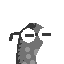
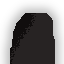
Layered file, before and after one edit (64x64). Changes by layer:
added layer "inventory #3" above "inventory #4" over [left=10, top=13, right=55, bottom=64]
added layer "inventory #4" (67%) above "inventory #1" over [left=0, top=1, right=64, bottom=64]
hid "inventory #1", moved it above "inventory #2", painted on it over [left=9, top=23, right=53, bottom=64]
hid "inventory #2", opacity 100% → 53%, painted on it over [left=3, top=17, right=59, bottom=64]
